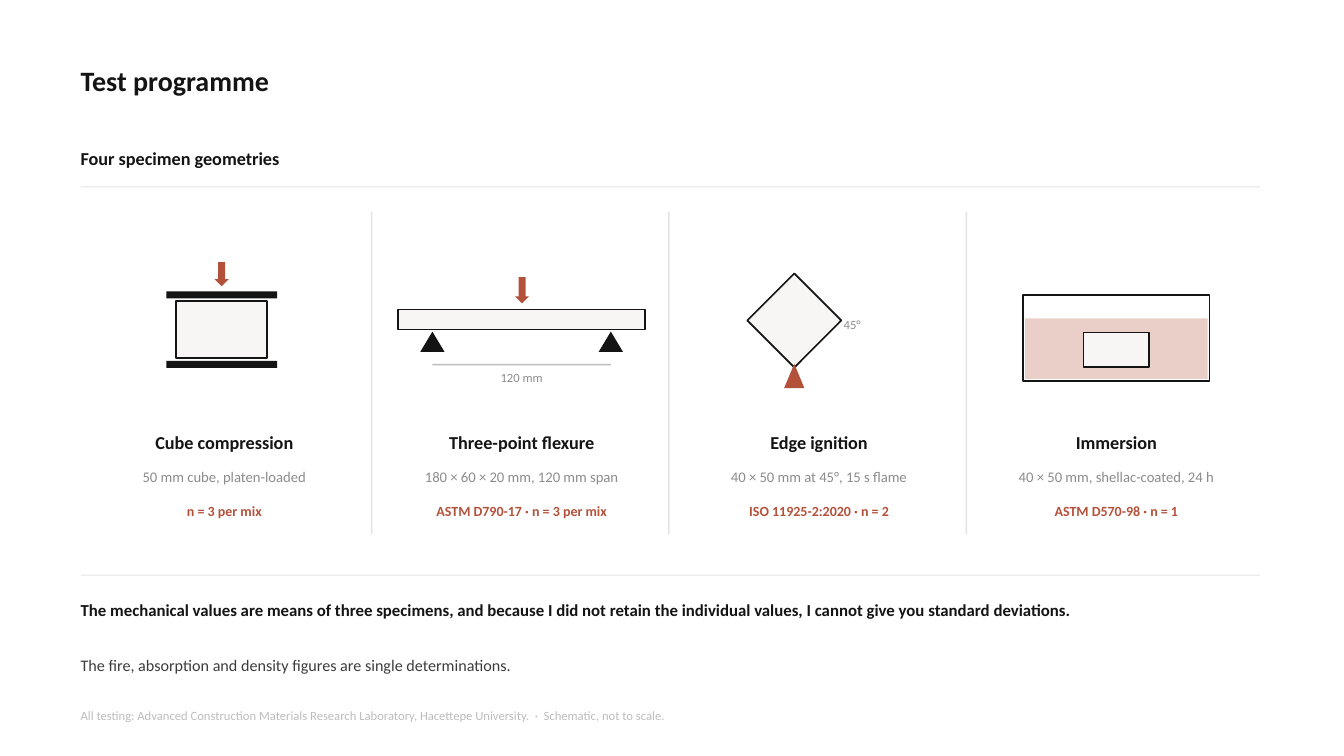
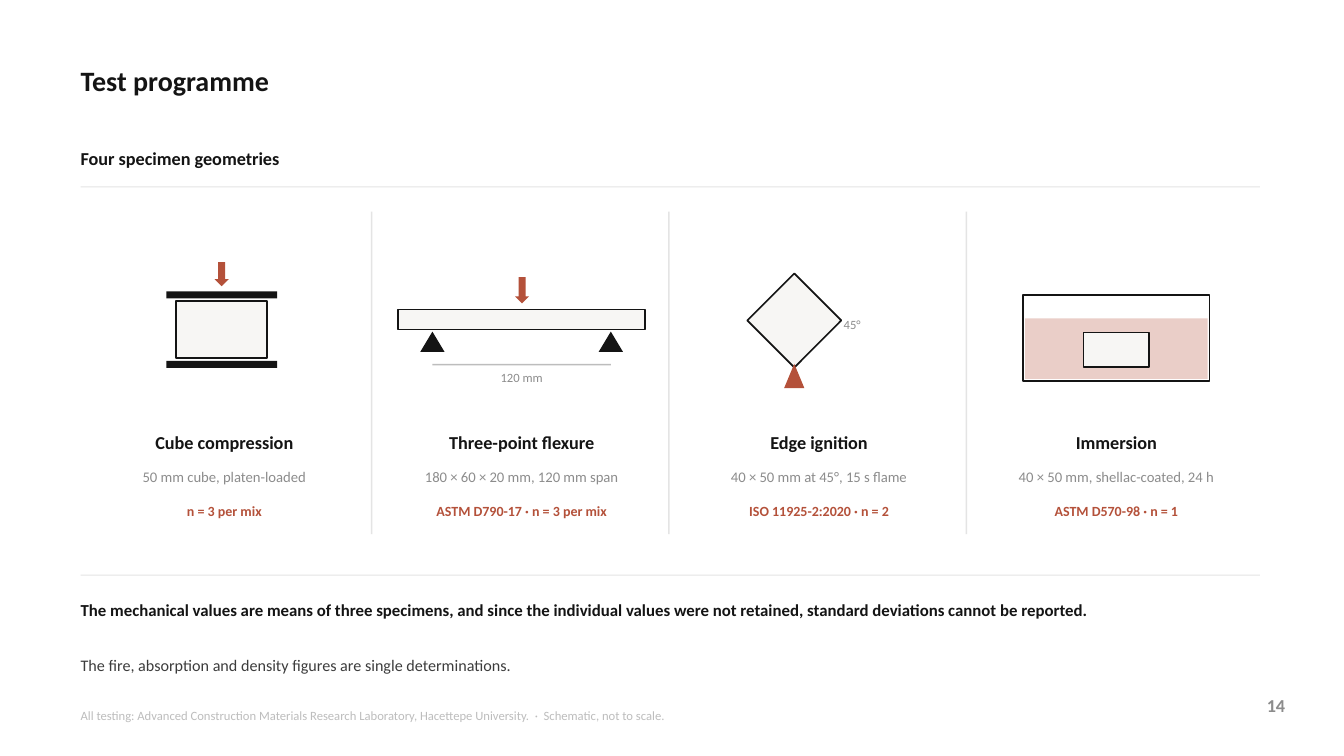
Before and after one commit to bunal91/sanat-ve-mekan, a slide deck: slide 14 of konferans-bildirisi/06-sunum/ICSMMEP26_Presentation_Unal.pptx. Drawn at 1344x756 pixels with LibreOffice and Linux fonts; fonts in the diff are those of the drawing. Boxes give left, top, right and bottom in pixels: in the first picture for what was removed or moved away, otherwise in the second. Text is boxed around its words. In the diff, an @@ line names an element or a change of style, - is before the commit and + after.

```diff
--- a/konferans-bildirisi/06-sunum/ICSMMEP26_Presentation_Unal.pptx
+++ b/konferans-bildirisi/06-sunum/ICSMMEP26_Presentation_Unal.pptx
@@ text at box(81, 604, 1087, 619): text changed @@
-The mechanical values are means of three specimens, and because I did not retain the individual values, I cannot give you standard deviations.
+The mechanical values are means of three specimens, and since the individual values were not retained, standard deviations cannot be reported.
@@ text added at box(1267, 700, 1285, 712), 13 pt, text #8C8C8C, bold @@
+14
```
Also in this commit, not shown: 24 other slides changed, 6 other files.
